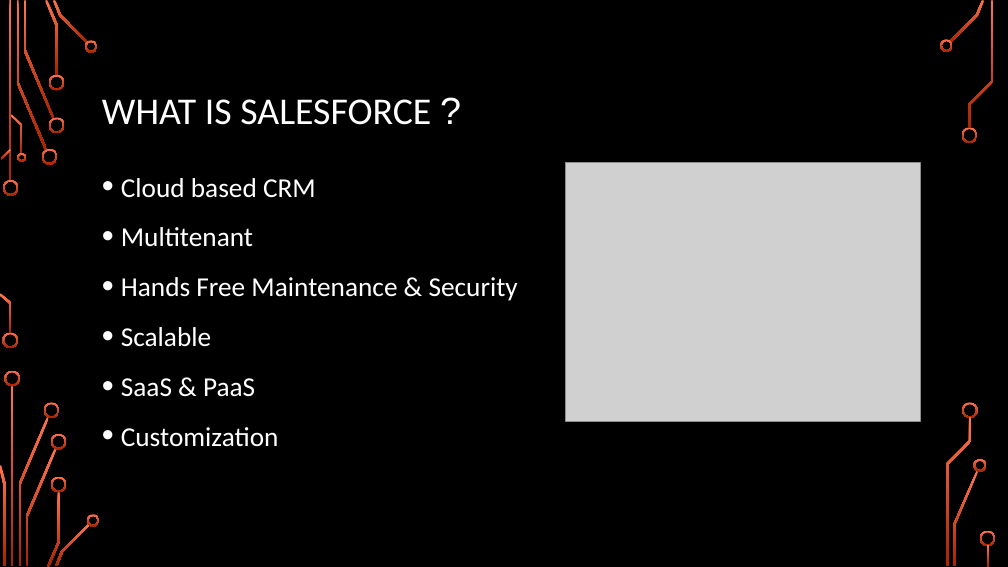
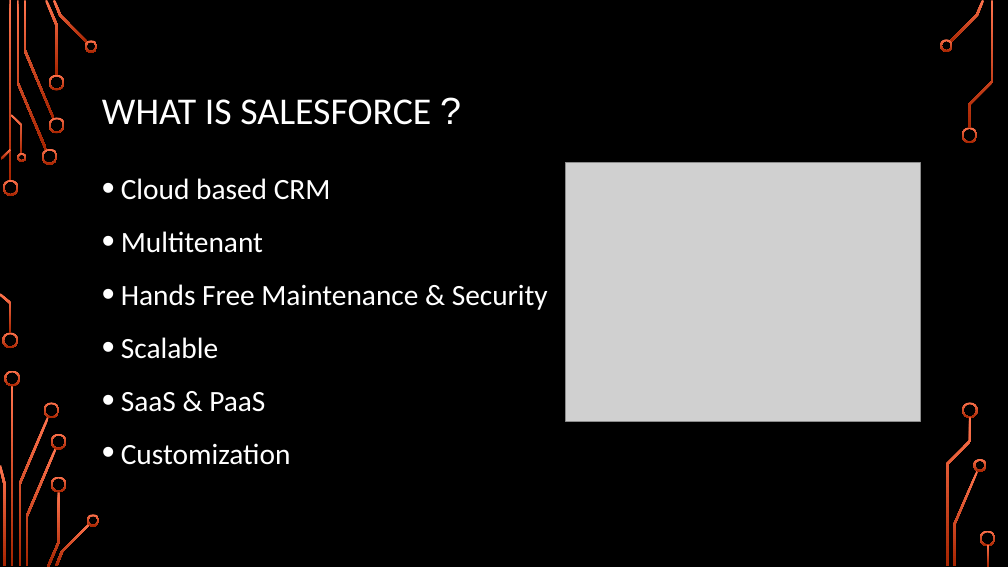
Before and after one commit to RevatureSFNTraining/Project0_Inferno, a slide deck: slide 2 of Project 0 Presentation - IE.pptx. Drawn at 1008x567 pixels with LibreOffice and Linux fonts; fonts in the diff are those of the drawing; grey boxes stand for pictures; background and template pictures are left out. Boxes give left, top, right and bottom in pixels: in the first picture for what was removed or moved away, otherwise in the second. Text is boxed around its words. In the diff, an @@ line names an element or a change of style, - is before the commit and + after.

```diff
--- a/Project 0 Presentation - IE.pptx
+++ b/Project 0 Presentation - IE.pptx
@@ text "Cloud based CRM" at [121, 178, 548, 465]: size 26 to 28 pt @@
```
Also in this commit, not shown: 1 other slide changed.
